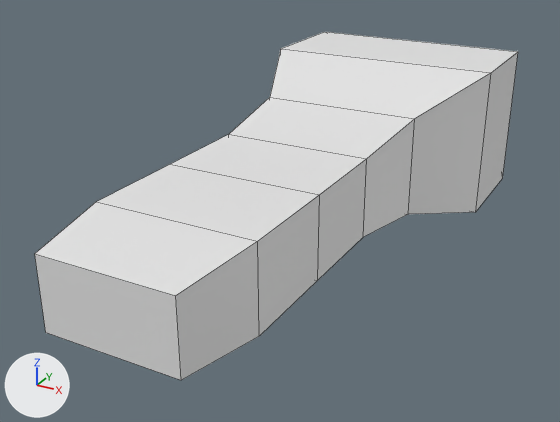
An edit to the Blender file TabletopWargameProject/Графические элементы/Модели/Basic Spacecraft.blend, drawn before and after from the same camera.
Both versions are drawn from a 50 mm camera at (4.08, -11.77, 3.59) aimed at (-0.64, -3.18, -0.71). Arrows for +X, +Y and +Z are at lower left; the lights stay in place. Mesh edges are drawn as thin lines.

Names of what the first picture shows: 'Куб'.
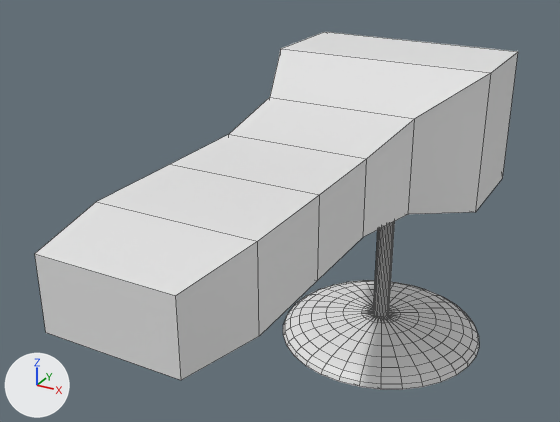
The newer file is also turned or shifted as a whole; pictures and numbers use the older file's frame.

The change, as a diff of the scene's bpy script:
```diff
--- a/TabletopWargameProject/Графические элементы/Модели/Basic Spacecraft.blend.py
+++ b/TabletopWargameProject/Графические элементы/Модели/Basic Spacecraft.blend.py
@@ me_цилиндр @@
+me_цилиндр.from_pydata(...)  # 369 vertices, 385 faces; spans x -1.69..1.69, y -1.69..1.69, z -1.51..1.53
@@ ob_цилиндр @@
+ob_цилиндр = bpy.data.objects.new('Цилиндр', me_цилиндр)
+ob_цилиндр.location = (0.04, -0.82, -2.27)
+ob_цилиндр.scale = (1.0, 1.0, 0.968)
```

Pixel boxes [x1, y1, x2, y2] of what changed, in the pictures (560 x 422 px):
'Цилиндр', added: after [283, 221, 479, 390]
